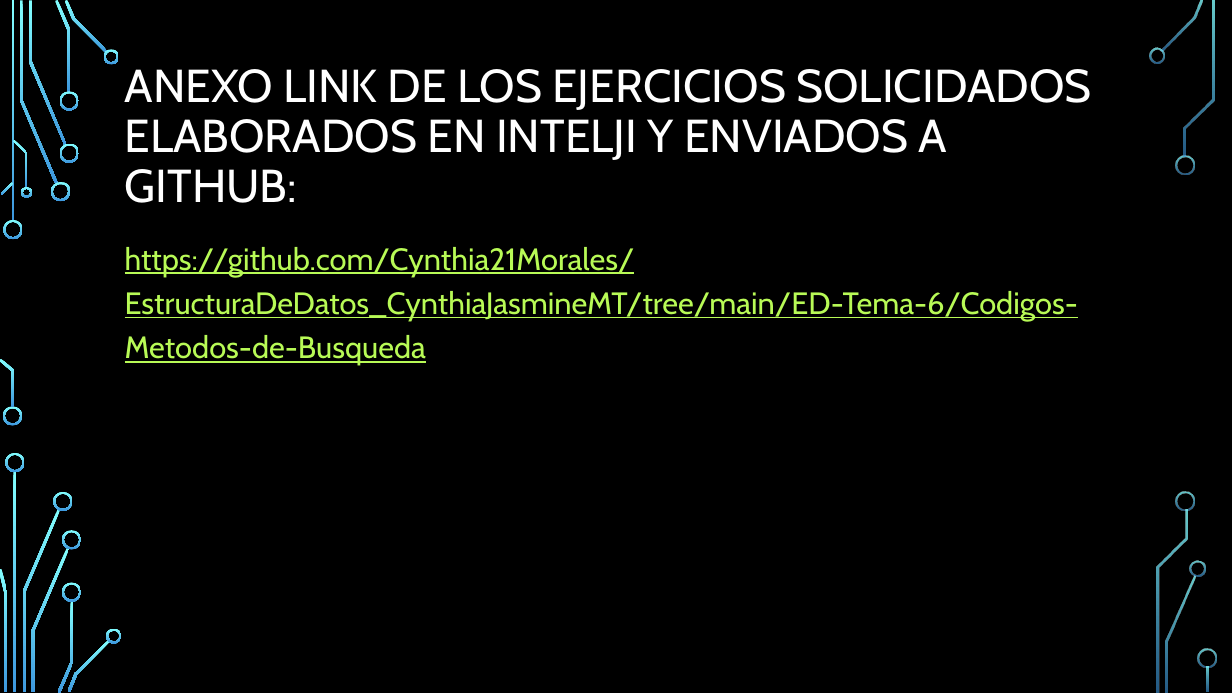
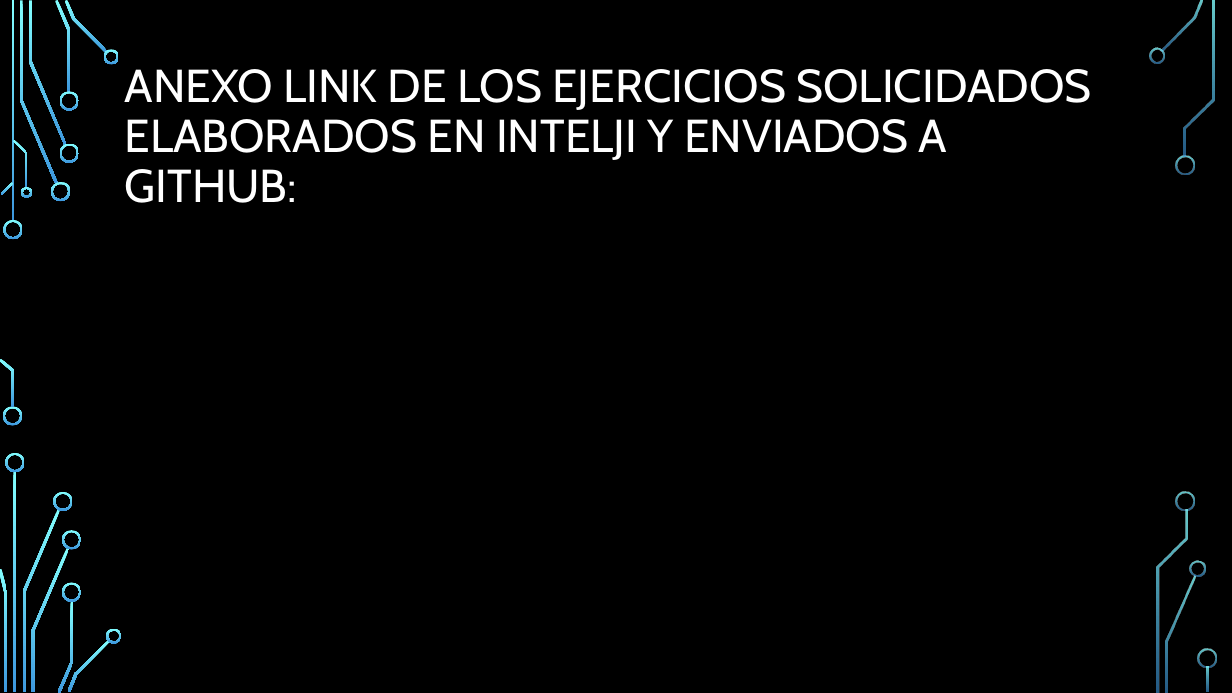
Before and after one commit to Cynthia21Morales/EstructuraDeDatos_CynthiaJasmineMT, a slide deck: slide 6 of ED-Tema-6/6.3 EJERCICIOS_CYNTHIA JASMINE MORALES TORRES.pptx (slide 11 before the commit). Drawn at 1232x693 pixels with LibreOffice and Linux fonts; fonts in the diff are those of the drawing; background and template pictures are left out. Boxes give left, top, right and bottom in pixels: in the first picture for what was removed or moved away, otherwise in the second. Text is boxed around its words. In the diff, an @@ line names an element or a change of style, - is before the commit and + after.

```diff
--- a/ED-Tema-6/6.3 EJERCICIOS_CYNTHIA JASMINE MORALES TORRES.pptx
+++ b/ED-Tema-6/6.3 EJERCICIOS_CYNTHIA JASMINE MORALES TORRES.pptx
@@ text removed at [125,247,1078,365] @@
-https://github.com/Cynthia21Morales/EstructuraDeDatos_CynthiaJasmineMT/tree/main/ED-Tema-6/Codigos-Metodos-de-Busqueda
```
Also in this commit, not shown: 1 other slide changed, 1 slide added, 6 slides removed, 38 other files.
